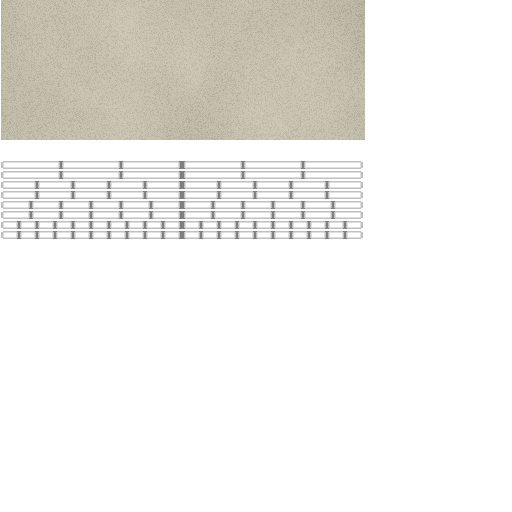
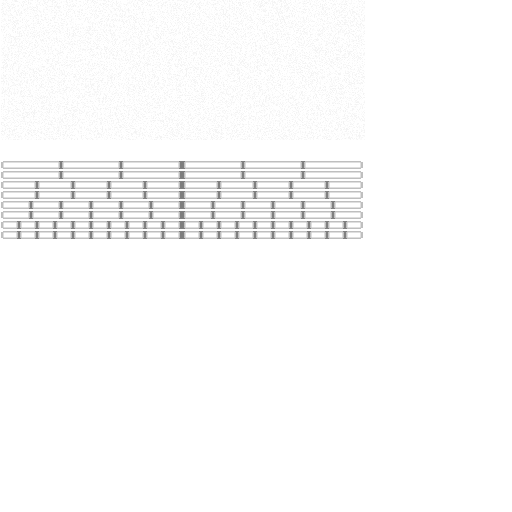
Two versions of the same layered image (512 x 512). Layer-by-layer changes:
removed layer "GUI Noise" (was multiply) over [1, 0, 365, 140]
added group "Group 1" with 2 layers above "Empties" over [1, 0, 365, 140]
added layer "Color Fill 1" (multiply) in group "Group 1" over [1, 0, 365, 140]
